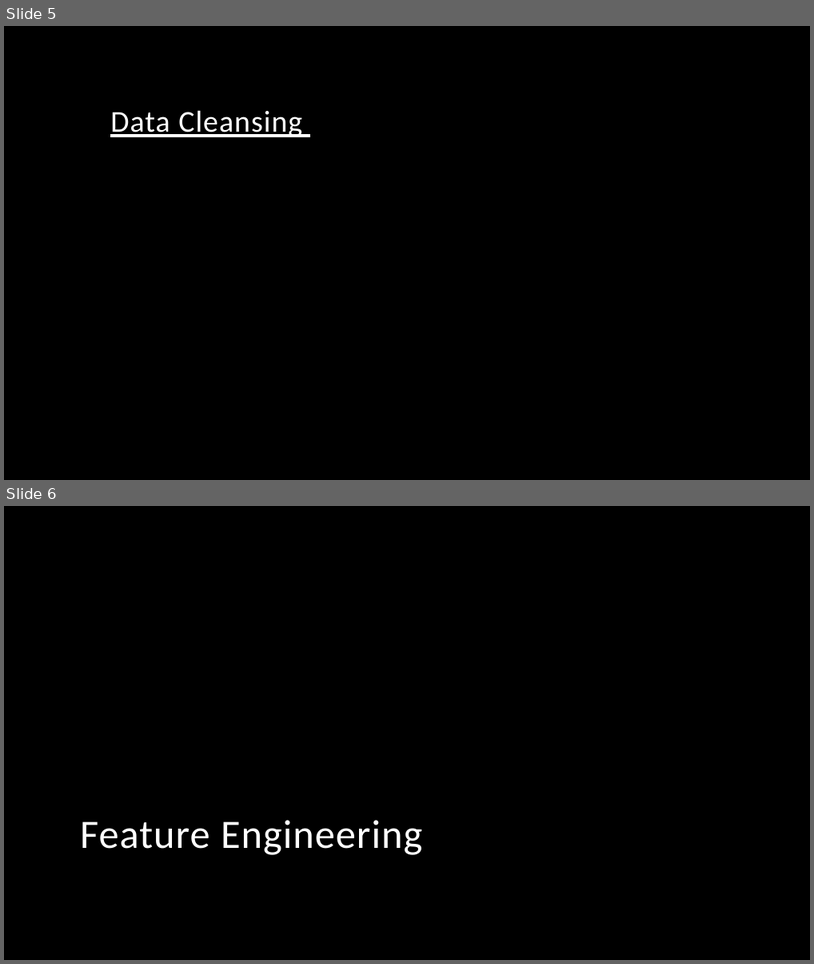
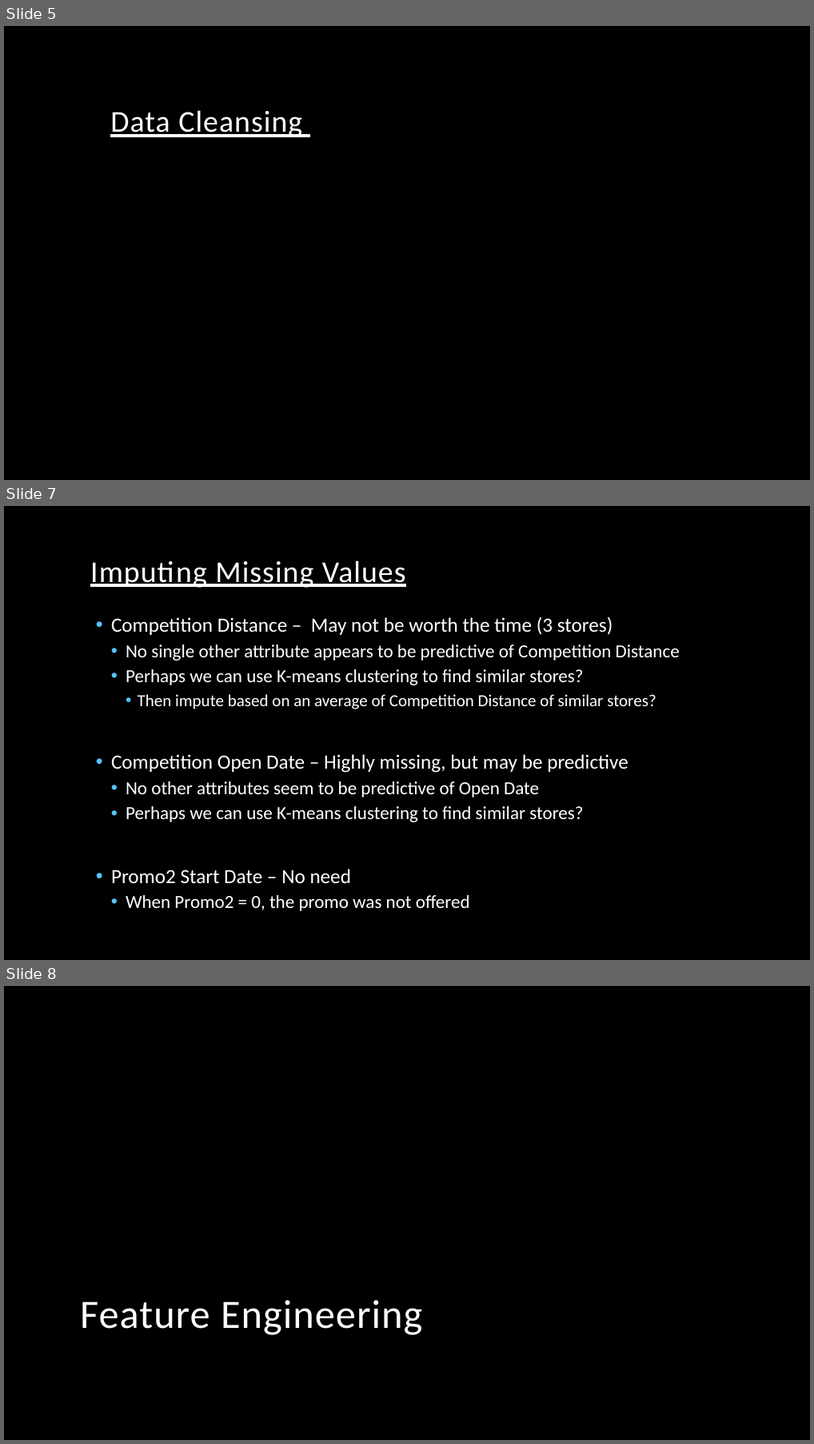
Before and after one commit to Nashavi/Rossman-Sales-Predition, a slide deck: Rossman Project.pptx. Shown one above the other, each under a label of ours: slides 5 and 6 before the commit, slides 5, 7 and 8 after it; the slides between them are not shown. The pictures are 814x964 and 814x1444 pixels, drawn with LibreOffice and Linux fonts; fonts in the diff are those of the drawing; background and template pictures are left out. Boxes give left, top, right and bottom in pixels: in the first picture for what was removed or moved away, otherwise in the second. Text is boxed around its words. In the diff, an @@ line names an element or a change of style, - is before the commit and + after.

```diff
--- a/Rossman Project.pptx
+++ b/Rossman Project.pptx
@@ slide 7 added at (x1=4, y1=506, x2=810, y2=960), background picture (left out) @@
@@ title added at (x1=90, y1=560, x2=406, y2=588), 36 pt, text #FFFFFF, underline @@
+Imputing Missing Values
@@ text added at (x1=111, y1=617, x2=680, y2=911), 22 pt, text #FFFFFF @@
+  • Competition Distance – May not be worth the time (3 stores)
+    • No single other attribute appears to be predictive of Competition Distance
+    • Perhaps we can use K-means clustering to find similar stores?
+      • Then impute based on an average of Competition Distance of similar stores?
+  • Competition Open Date – Highly missing, but may be predictive
+    • No other attributes seem to be predictive of Open Date
+    • Perhaps we can use K-means clustering to find similar stores?
+  • Promo2 Start Date – No need
+    • When Promo2 = 0, the promo was not offered
@@ what was slide 6 is now slide 8 @@
```
Also in this commit, not shown: 7 other slides added, 3 slides removed, 1 other file.
